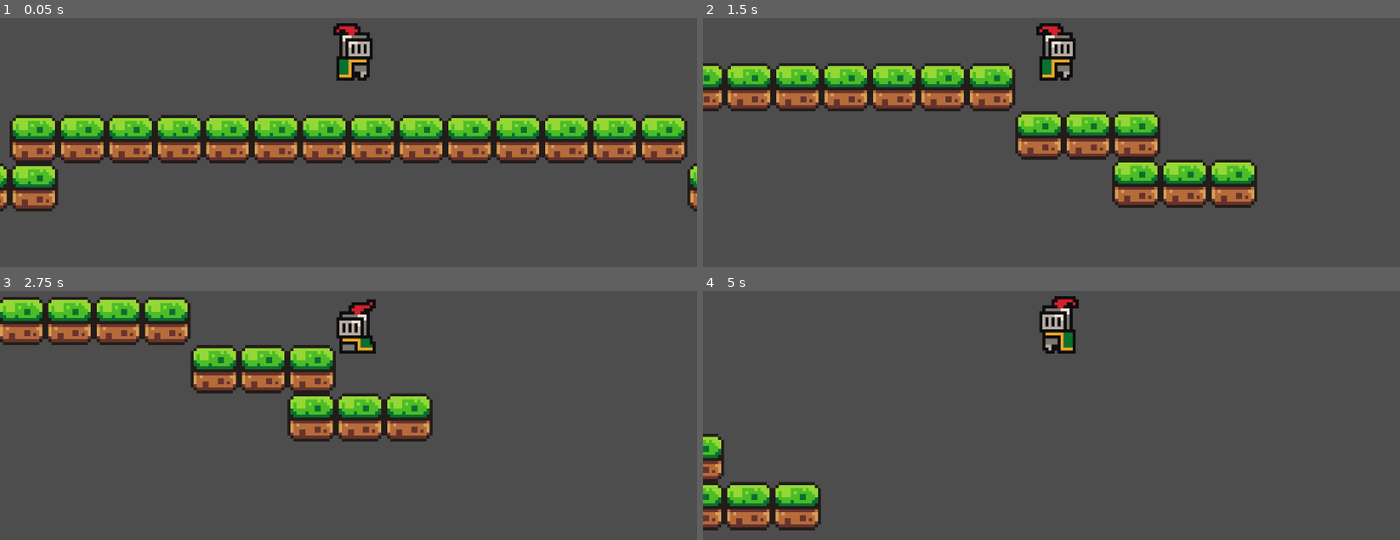
Above: before the commit, frames 1-4 (two rows, left to right).
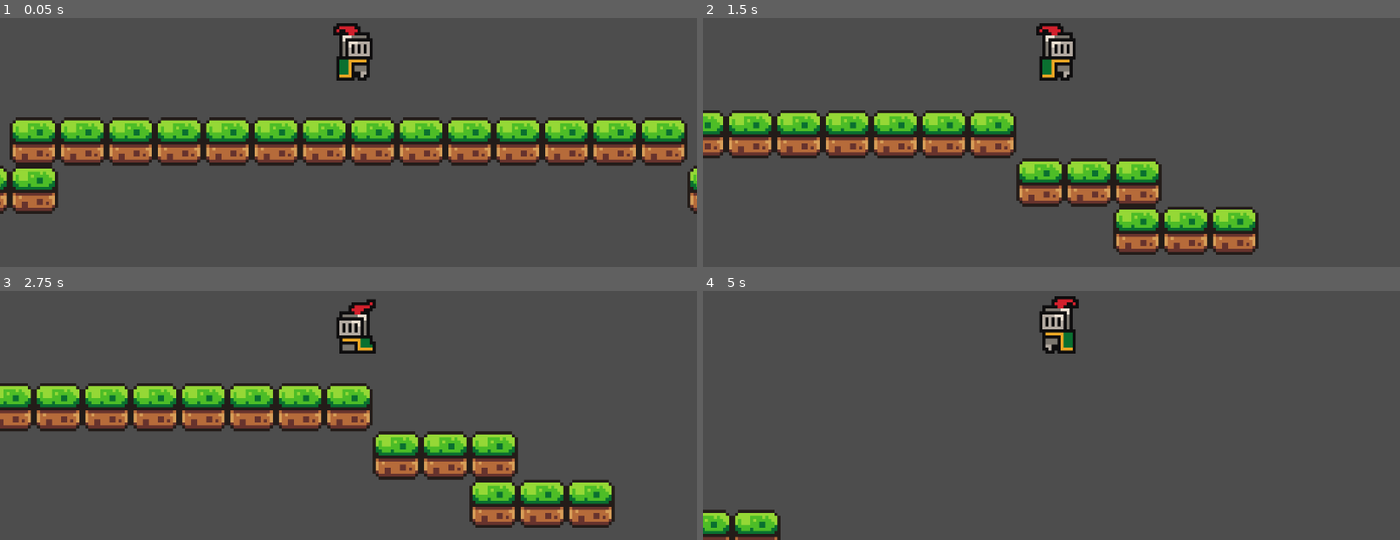
Above: after the commit, the same moments.

Repository: stackhacksbu/StackhacksGameDevRepo
Game: Godot game, scene res://scenes/Game.tscn
Same seed, same stepped clock (60 frames per second), same inputs: the game is played once before the commit and once after it.
Inputs:
- Up to frame 1 (0.05 s): no input
- Up to frame 2 (1.5 s): hold D (move_right) from 0.53 s (still down); tap Q (dash) at 0.6 s; tap W (jump) at 0.77, 1.07 s; tap F (suspension) at 0.8, 1.35 s
- Up to frame 3 (2.75 s): tap W (jump) at 1.52, 1.55, 1.82, 2.1 s; release D (move_right) at 2.03 s; hold A (move_left) from 2.03 s (still down); tap Q (dash) at 2.3 s
- Up to frame 4 (5 s): release A (move_left) at 2.78 s; hold D (move_right) 2.78-4.28 s; tap Q (dash) at 2.85, 4.35 s; tap W (jump) at 3.02, 3.32, 3.77, 3.8, 4.07, 4.52, 4.82 s; tap F (suspension) at 3.05, 3.6 s; hold A (move_left) from 4.28 s (still down)

The runs differ from the first frame. In frame 1, 11% of the frame differs, in the area x 0-100%, y 38-79%; in frame 2, 29%, in the area x 0-80%, y 18-96%; in frame 3, 27%; in frame 4, 4.2%.

Commit message:
a little wonky ngl but it seems to work

Diff:
--- a/scenes/Game.tscn
+++ b/scenes/Game.tscn
@@ -168,6 +168,8 @@
 [node name="Camera2D" type="Camera2D" parent="Player"]
 zoom = Vector2(5, 5)
 
+[node name="Timer" type="Timer" parent="Player"]
+
 [node name="StaticBody2D" type="StaticBody2D" parent="."]
 
 [node name="CollisionShape2D" type="CollisionShape2D" parent="StaticBody2D"]
--- a/scripts/player.gd
+++ b/scripts/player.gd
@@ -7,12 +7,10 @@
 const MAX_JUMPS = 2
 
 # variables
-# current number of jumps
-var jump_count = 0
-# hashmap/dictionary of our character's abilities
-var abilities = {}
-# sprite associated with this node
-@onready var animated_sprite: AnimatedSprite2D = $AnimatedSprite2D
+var jump_count = 0  # current number of jumps
+var abilities = {}  # hashmap/dictionary of our character's abilities
+var is_hovering = false  # Add this variable to track hovering state
+@onready var animated_sprite: AnimatedSprite2D = $AnimatedSprite2D  # sprite associated with this node
 
 # runs on node's creation
 func _ready() -> void:
@@ -22,57 +20,49 @@
 	abilities["suspend"] = load("res://scripts/suspend.gd").new()
 
 func _physics_process(delta: float) -> void:
-	if not is_on_floor():
-		# handle gravity.
+	# Apply gravity when not on the floor and not hovering
+	if not is_on_floor() and not is_hovering:
 		velocity += get_gravity() * delta
 
-		# only double jump when not on floor (or else character gets 2 jumps from falling state)
-		if Input.is_action_just_pressed("jump") and jump_count < MAX_JUMPS:
-			cast("doublejump")
+	# Handle normal jump logic
+	if is_on_floor():
+		jump_count = 0  # reset jump count when on the floor
 
-	if is_on_floor():
-		# reset double jump
-		jump_count = 0
-
-		# jump normally from floor
 		if Input.is_action_just_pressed("jump"):
 			velocity.y = JUMP_VELOCITY
 			jump_count += 1
 
+	# Handle double jump logic
+	elif Input.is_action_just_pressed("jump") and jump_count < MAX_JUMPS and not is_hovering:
+		velocity.y = JUMP_VELOCITY  # apply the jump velocity for double jump
+		jump_count += 1  # increment jump count
+		cast("doublejump")
 
-
-
-		# Normal gravity handling when not hovering
-	if not is_on_floor():
-		velocity += get_gravity() * delta
-
-	# Rest of the movement and ability logic...
-	if Input.is_action_just_pressed("suspension"):  # Add a new input for "hover"
+	# Trigger Suspend ability (only trigger once)
+	if Input.is_action_just_pressed("suspension") and not is_hovering:
 		cast("suspend")
 
-	# Handle Dash.
+	# Handle Dash ability
 	if Input.is_action_just_pressed("dash"):
 		cast("dash")
 
-	# Get the input direction and handle the movement/deceleration.
+	# Get the input direction and handle movement/deceleration
 	var direction = Input.get_axis("move_left", "move_right")
 
 	if direction > 0:
-		animated_sprite.flip_h = false;
+		animated_sprite.flip_h = false
 	elif direction < 0:
-		animated_sprite.flip_h = true;
+		animated_sprite.flip_h = true
 
 	if direction:
-		velocity.x = direction * (SPEED)
+		velocity.x = direction * SPEED
 	else:
 		velocity.x = move_toward(velocity.x, 0, SPEED)
 
 	move_and_slide()
 
-
-
 # function for using abilities
 func cast(ability_name) -> void:
 	# cast ability based on name
 	if abilities.has(ability_name):
-		abilities[ability_name].use_ability(self);
+		abilities[ability_name].use_ability(self)
--- a/scripts/suspend.gd
+++ b/scripts/suspend.gd
@@ -1,21 +1,34 @@
 extends Ability
 class_name Suspend
 
-
-var hover_time: float = 2.0  # in seconds
-var is_hovering: bool = false
-var hover_timer: float = 0.0
+# Store the player as an instance variable so timeout can reference it
+var target_player: Player
+var original_velocity_y: float
 
 func use_ability(player: Player) -> void:
-	if not is_hovering:
-		is_hovering = true
-		hover_timer = hover_time
-		player.velocity.y = 0  # Stop vertical movement
-		print("Hover activated")
+	# Update instance variables
+	target_player = player
+	original_velocity_y = player.velocity.y
 
-func process_hover(player: Player, delta: float) -> void:
-	if is_hovering:
-		hover_timer -= delta
-		if hover_timer <= 0:
-			is_hovering = false  # End the hovering state
-			print("Hover ended")
+	# Effect: Stop vertical movement and start hover timer
+	player.velocity.y = 0  # Stop vertical movement
+	print("Hover activated")
+
+	# Set the player's is_hovering state to true
+	player.is_hovering = true
+
+	# Create and configure the timer for hover duration
+	var hover_timer = Timer.new()
+	hover_timer.wait_time = 2.0  # Set the hover duration (in seconds)
+	hover_timer.one_shot = true  # Timer should only run once
+	hover_timer.connect("timeout", Callable(self, "_on_hover_timeout"))
+
+	# Add the timer to the player's scene tree and start it
+	player.add_child(hover_timer)
+	hover_timer.start()
+
+func _on_hover_timeout() -> void:
+	# Reset the vertical velocity and end the hover effect
+	target_player.velocity.y = original_velocity_y
+	target_player.is_hovering = false  # Set the player's hover state back to false
+	print("Hover ended")
